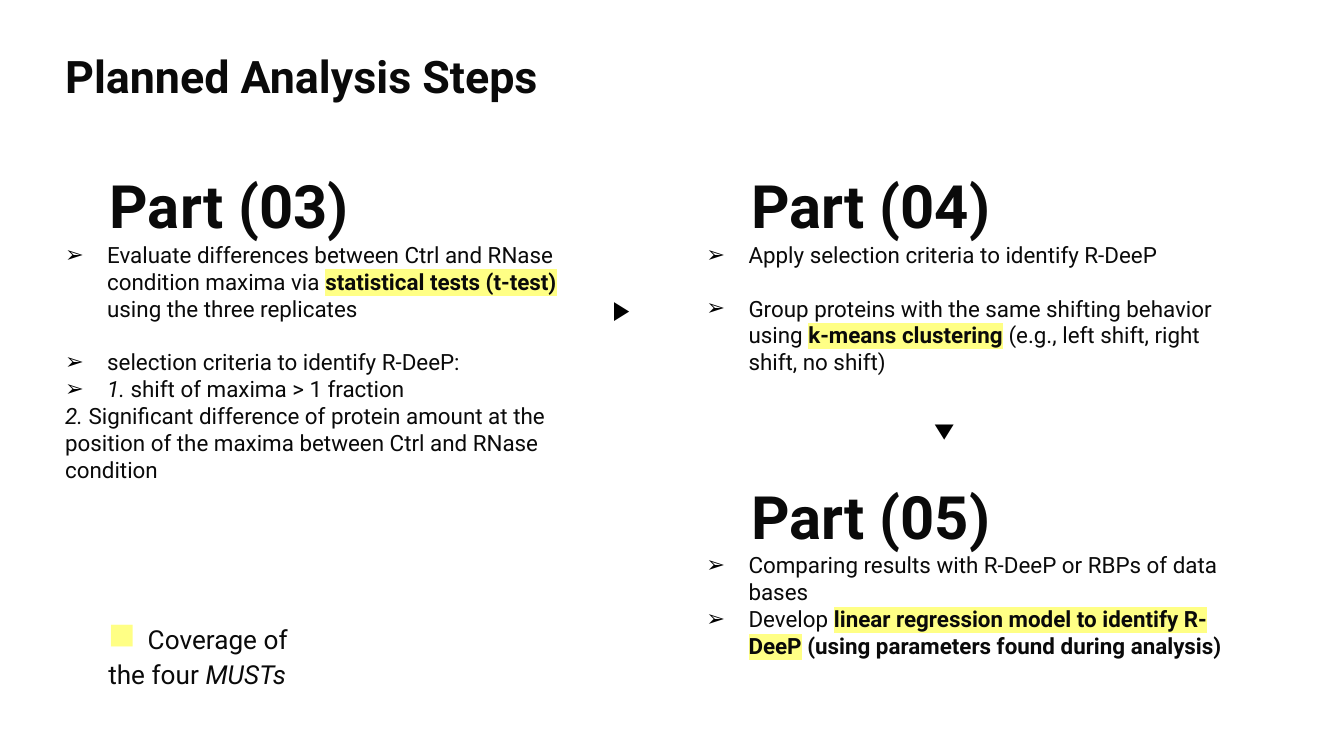
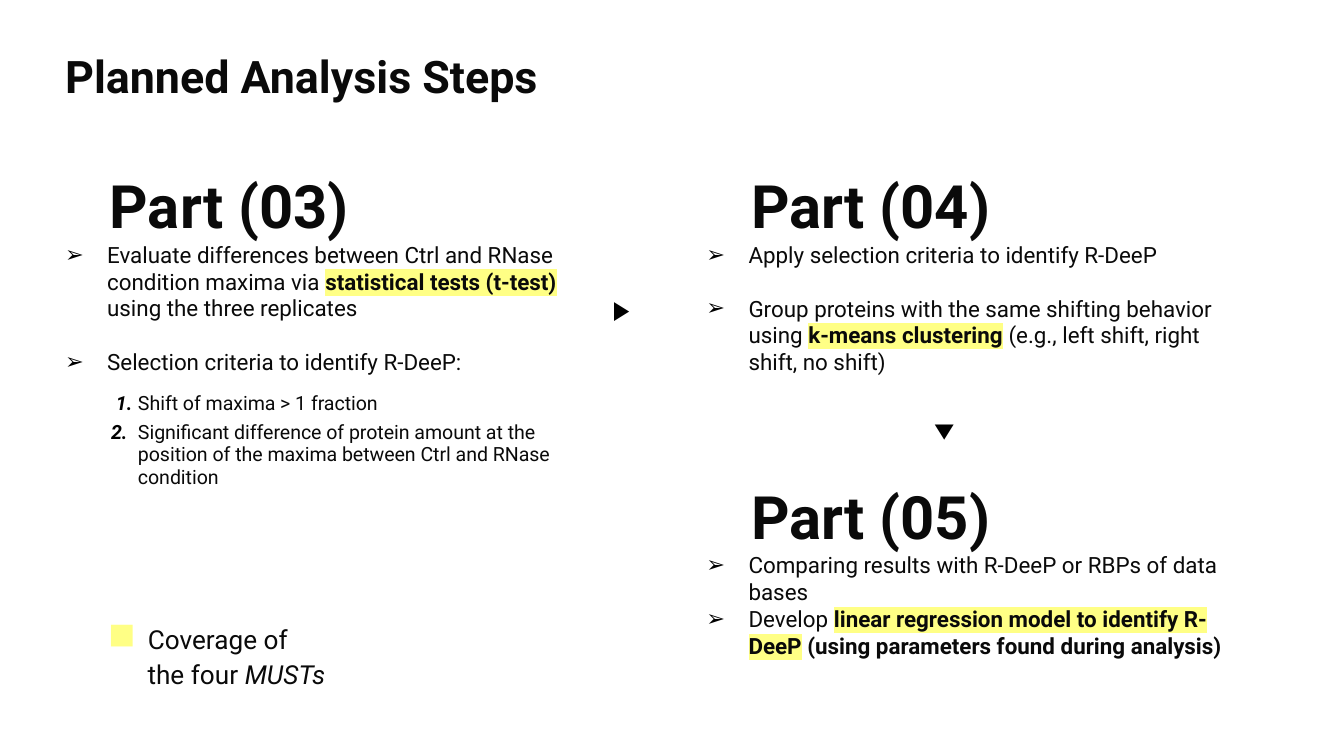
Before and after one commit to datascience-mobi-2022/2022-topic-03-team-02, a slide deck: slide 6 of projectproposal/PP.pptx. Drawn at 1344x756 pixels with LibreOffice and Linux fonts; fonts in the diff are those of the drawing. Boxes give left, top, right and bottom in pixels: in the first picture for what was removed or moved away, otherwise in the second. Text is boxed around its words. In the diff, an @@ line names an element or a change of style, - is before the commit and + after.

```diff
--- a/projectproposal/PP.pptx
+++ b/projectproposal/PP.pptx
@@ text at (x1=107, y1=353, x2=462, y2=375): text changed @@
-➢ selection criteria to identify R-DeeP:
-➢ 1. shift of maxima > 1 fraction
-    2. Significant difference of protein amount at the position of the maxima between Ctrl and RNase condition
+➢ Selection criteria to identify R-DeeP:
@@ table added at (x1=112, y1=392, x2=586, y2=492), 2 rows, 2 columns @@
+1. | Shift of maxima > 1 fraction
+2. | Significant difference of protein amount at the position of the maxima between Ctrl and RNase condition
@@ text "■ Coverage of the four ..." moved from (x1=108, y1=629, x2=288, y2=685) to (x1=148, y1=629, x2=325, y2=685) @@
```
Also in this commit, not shown: 3 other slides changed.
